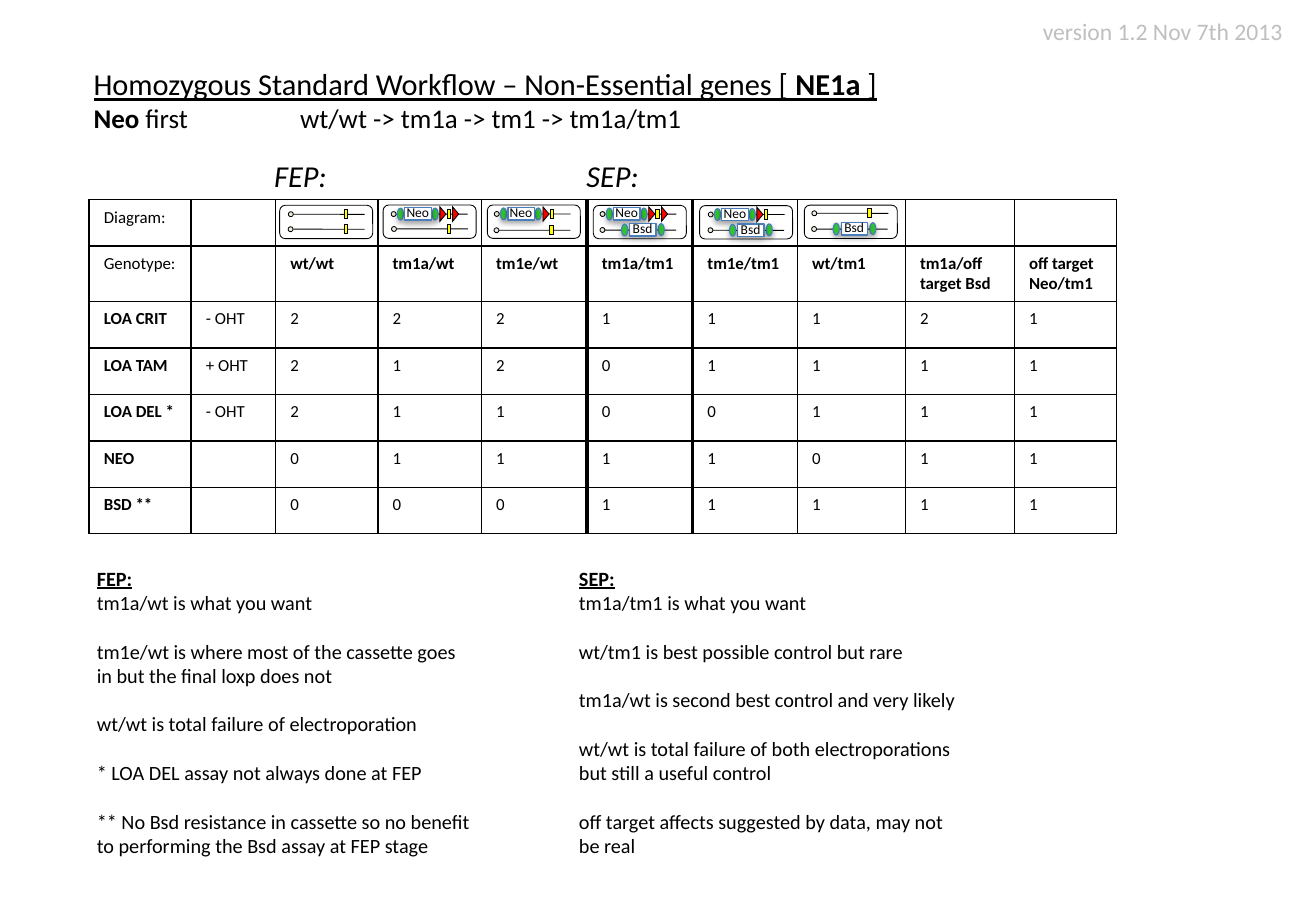
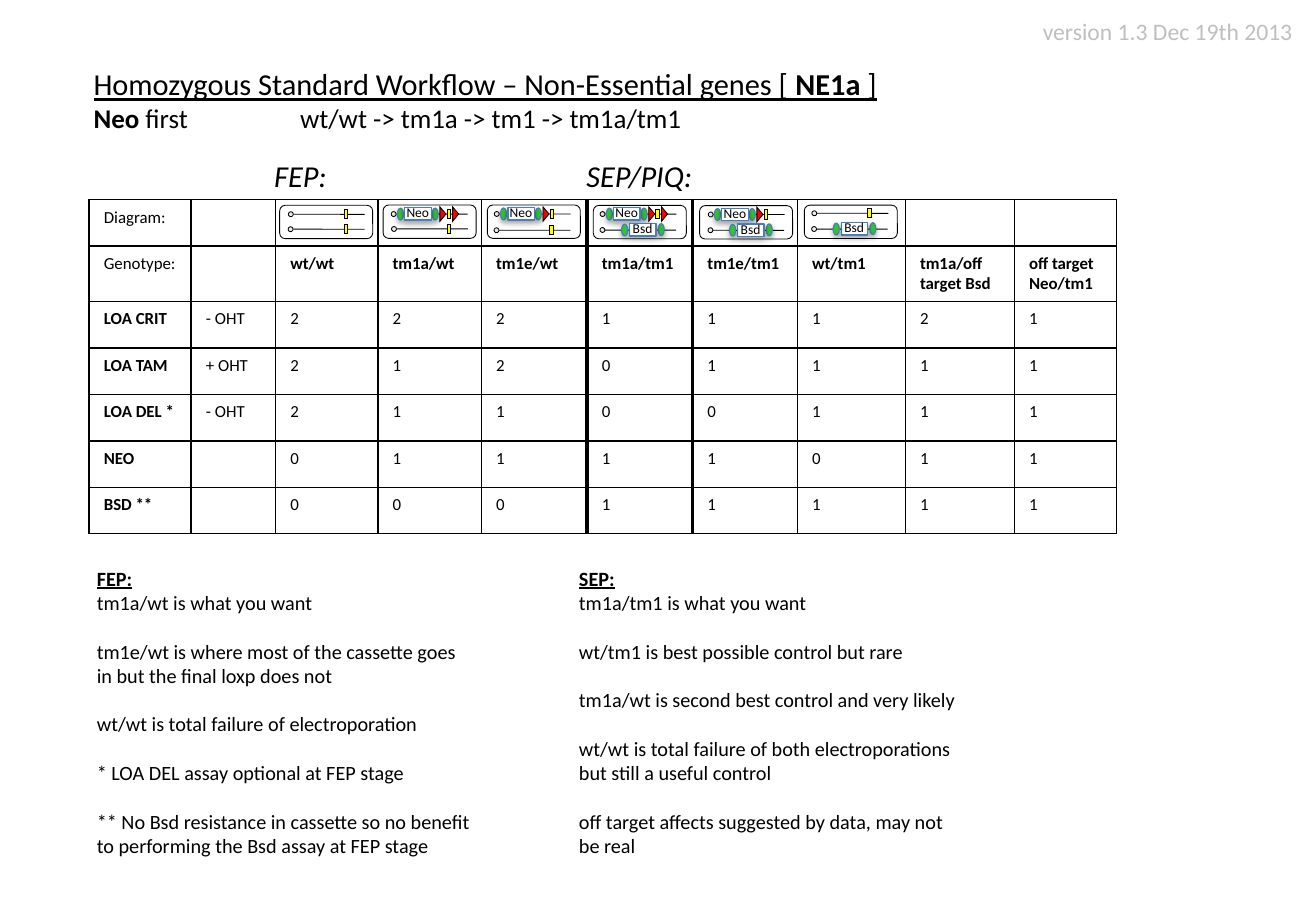
Before and after one commit to htgt/LIMS2-Docs, a slide deck: slide 3 of lab_worklflows/workflow_genotyping.pptx. Drawn at 1316x911 pixels with LibreOffice and Linux fonts; fonts in the diff are those of the drawing. Boxes give left, top, right and bottom in pixels: in the first picture for what was removed or moved away, otherwise in the second. Text is boxed around its words. In the diff, an @@ line names an element or a change of style, - is before the commit and + after.

Commit message:
Updated genotyping qc tables for Wendys assay ruleset changes

```diff
--- a/lab_worklflows/workflow_genotyping.pptx
+++ b/lab_worklflows/workflow_genotyping.pptx
@@ text at (1043, 24, 1292, 40): text changed @@
-version 1.2 Nov 7th 2013
+version 1.3 Dec 19th 2013
@@ text at (586, 166, 692, 191): text changed @@
-SEP:
+SEP/PIQ:
@@ text at (111, 766, 403, 784): text changed @@
-* LOA DEL assay not always done at FEP
+* LOA DEL assay optional at FEP stage
```
Also in this commit, not shown: 6 other slides changed, 1 other file.
